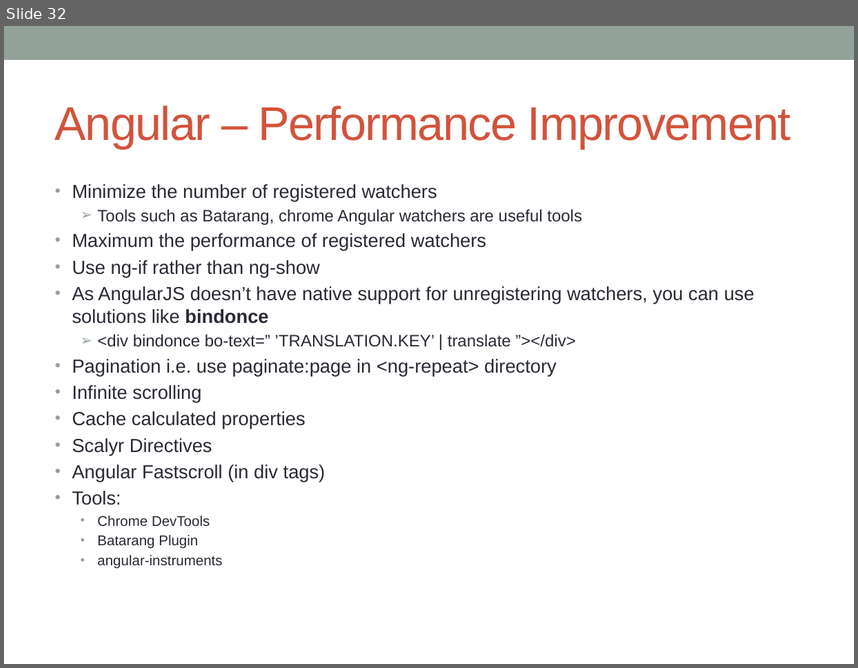
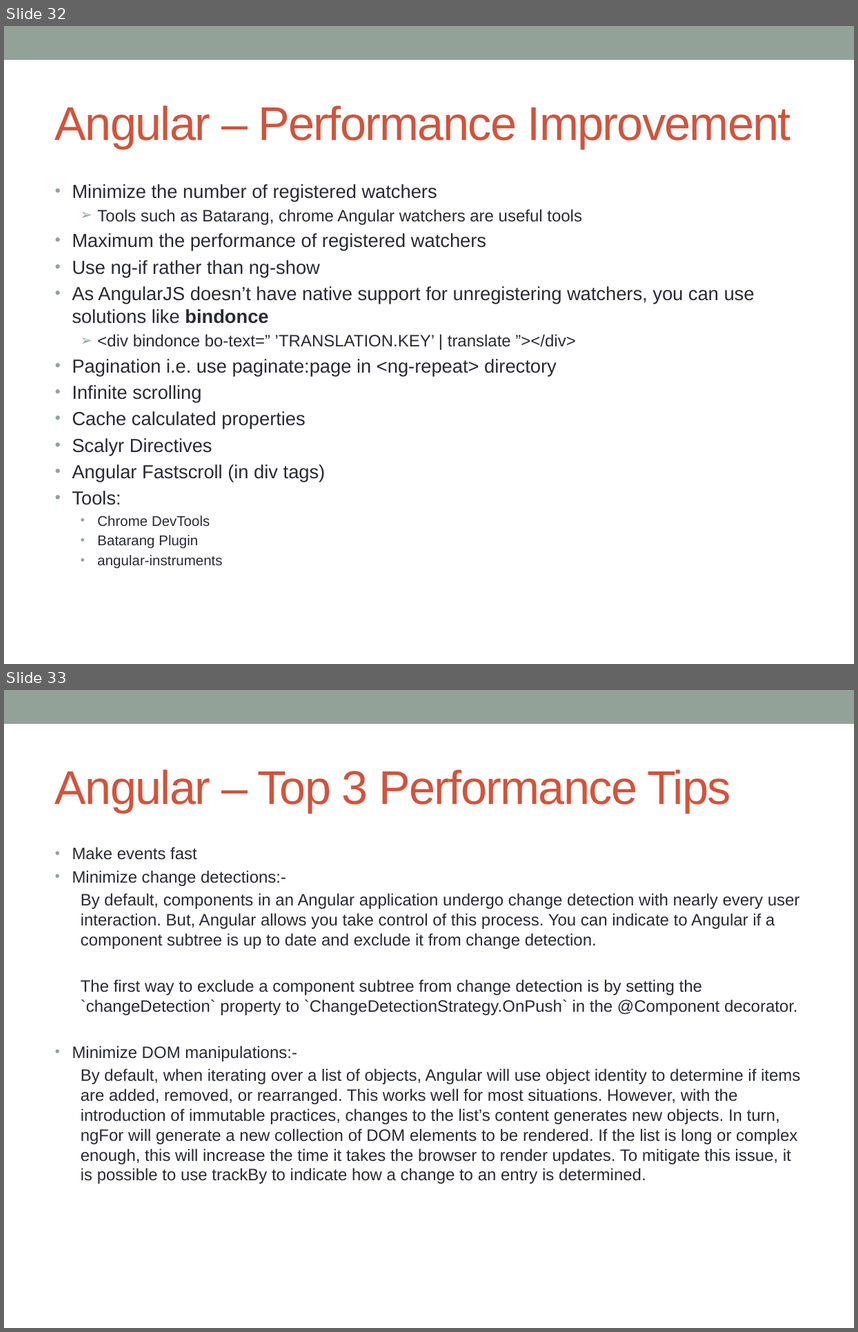
Before and after one commit to notionquest/ProjectDocumentation, a slide deck: AngularJS.pptx. Shown one above the other, each under a label of ours: slide 32 before the commit, slides 32 and 33 after it. The pictures are 858x668 and 858x1332 pixels, drawn with LibreOffice and Linux fonts; fonts in the diff are those of the drawing. Boxes give left, top, right and bottom in pixels: in the first picture for what was removed or moved away, otherwise in the second. Text is boxed around its words. In the diff, an @@ line names an element or a change of style, - is before the commit and + after.

Commit message:
performance improvement tips

```diff
--- a/AngularJS.pptx
+++ b/AngularJS.pptx
@@ slide 33 added at bbox=[4, 690, 854, 1328], background #FFFFFF; not listed: 1 template element that a slide beside it also shows @@
@@ title added at bbox=[55, 769, 731, 813], 40 pt, text #D2533C @@
+Angular – Top 3 Performance Tips
@@ text added at bbox=[72, 847, 800, 1183], 14 pt, text #292934 @@
+• Make events fast
+• Minimize change detections:-
+  By default, components in an Angular application undergo change detection with nearly every user interaction. But, Angular allows you take control of this process. You can indicate to Angular if a component subtree is up to date and exclude it from change detection.
+  The first way to exclude a component subtree from change detection is by setting the `changeDetection` property to `ChangeDetectionStrategy.OnPush` in the @Component decorator.
+• Minimize DOM manipulations:-
+  By default, when iterating over a list of objects, Angular will use object identity to determine if items are added, removed, or rearranged. This works well for most situations. However, with the introduction of immutable practices, changes to the list’s content generates new objects. In turn, ngFor will generate a new collection of DOM elements to be rendered. If the list is long or complex enough, this will increase the time it takes the browser to render updates. To mitigate this issue, it is possible to use trackBy to indicate how a change to an entry is determined.
```
Also in this commit, not shown: 1 slide changed.
